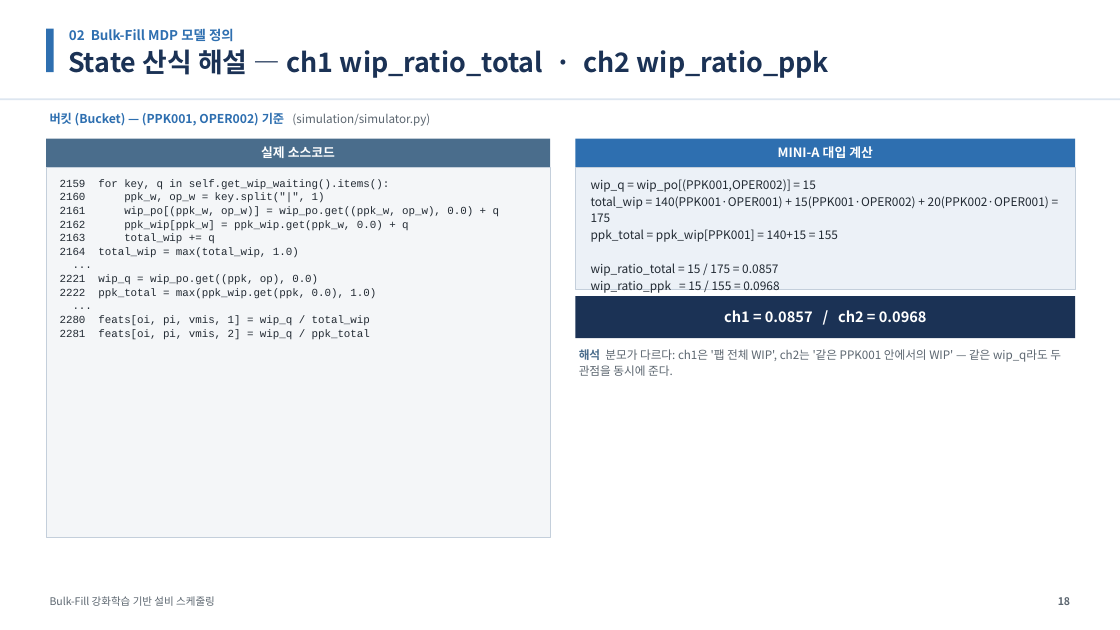
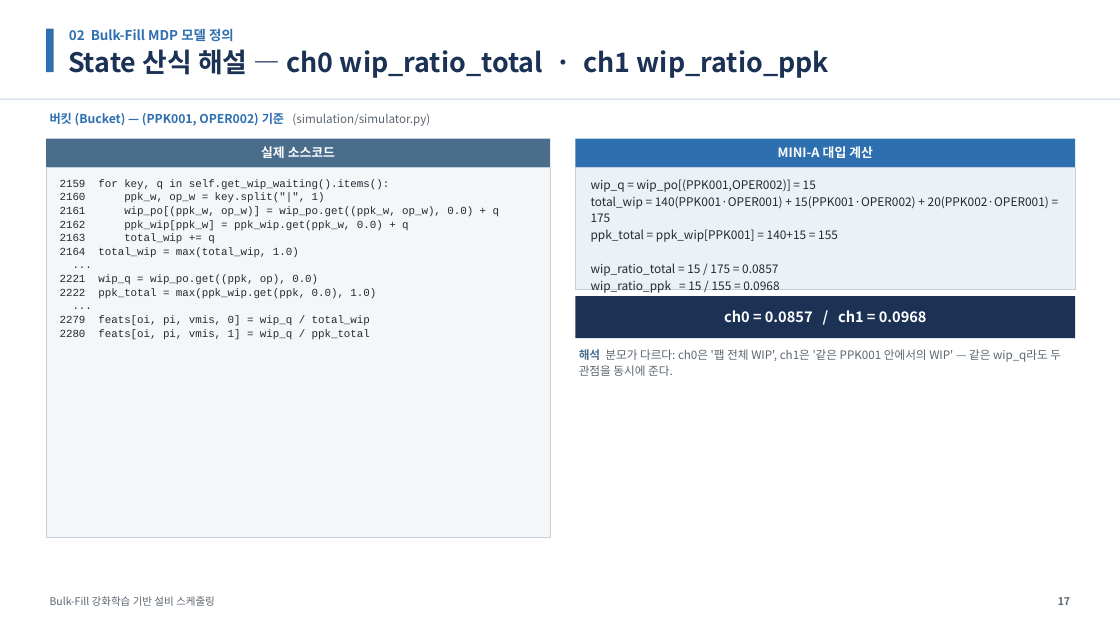
Before and after one commit to relighting123/pjt_scheduling, a slide deck: slide 17 of docs/BulkFill_스케줄링_발표자료.pptx (slide 18 before the commit). Drawn at 1120x630 pixels with LibreOffice and Linux fonts; fonts in the diff are those of the drawing. Boxes give left, top, right and bottom in pixels: in the first picture for what was removed or moved away, otherwise in the second. Text is boxed around its words. In the diff, an @@ line names an element or a change of style, - is before the commit and + after.

```diff
--- a/docs/BulkFill_스케줄링_발표자료.pptx
+++ b/docs/BulkFill_스케줄링_발표자료.pptx
@@ text at <box>68,49,829,78</box>: text changed @@
-State 산식 해설 — ch1 wip_ratio_total · ch2 wip_ratio_ppk
+State 산식 해설 — ch0 wip_ratio_total · ch1 wip_ratio_ppk
@@ text at <box>60,316,370,340</box>: text changed @@
-2280 feats[oi, pi, vmis, 1] = wip_q / total_wip
-2281 feats[oi, pi, vmis, 2] = wip_q / ppk_total
+2279 feats[oi, pi, vmis, 0] = wip_q / total_wip
+2280 feats[oi, pi, vmis, 1] = wip_q / ppk_total
@@ text at <box>724,310,927,322</box>: text changed @@
-ch1 = 0.0857 / ch2 = 0.0968
+ch0 = 0.0857 / ch1 = 0.0968
@@ text at <box>579,349,1061,376</box>: text changed @@
-해석 분모가 다르다: ch1은 '팹 전체 WIP', ch2는 '같은 PPK001 안에서의 WIP' — 같은 wip_q라도 두 관점을 동시에 준다.
+해석 분모가 다르다: ch0은 '팹 전체 WIP', ch1은 '같은 PPK001 안에서의 WIP' — 같은 wip_q라도 두 관점을 동시에 준다.
@@ text at <box>1058,597,1070,605</box>: text changed @@
-18
+17
```
Also in this commit, not shown: 49 other slides changed, 3 slides removed, 8 other files.
